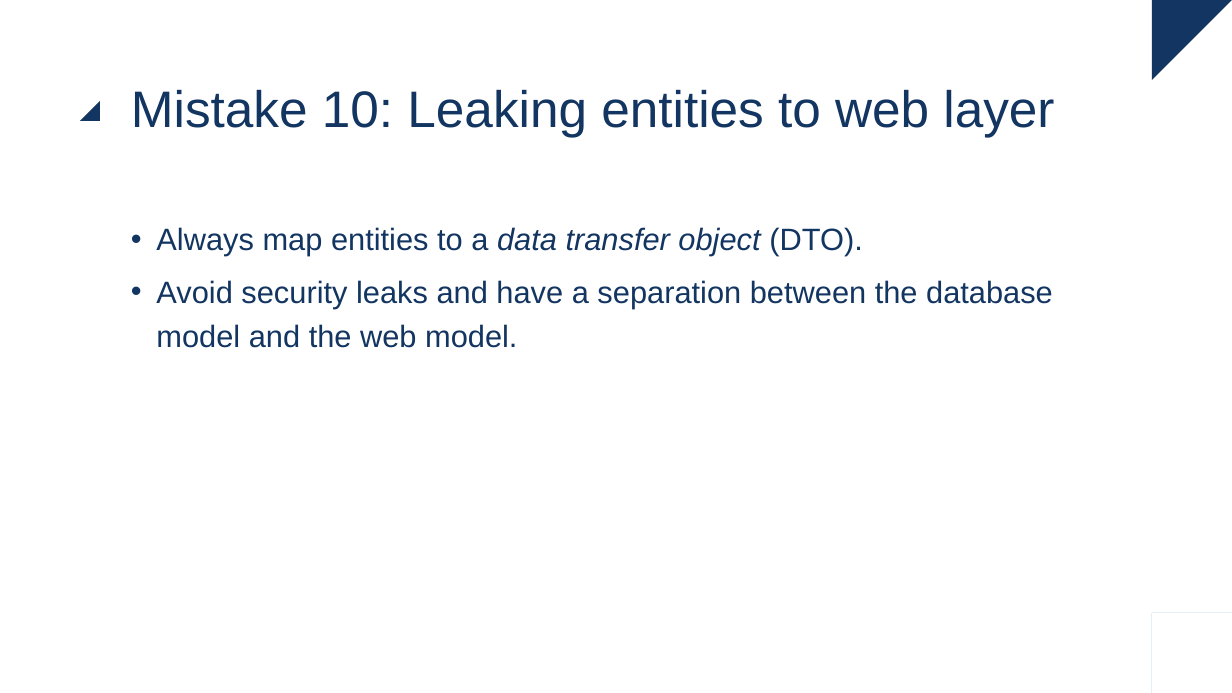
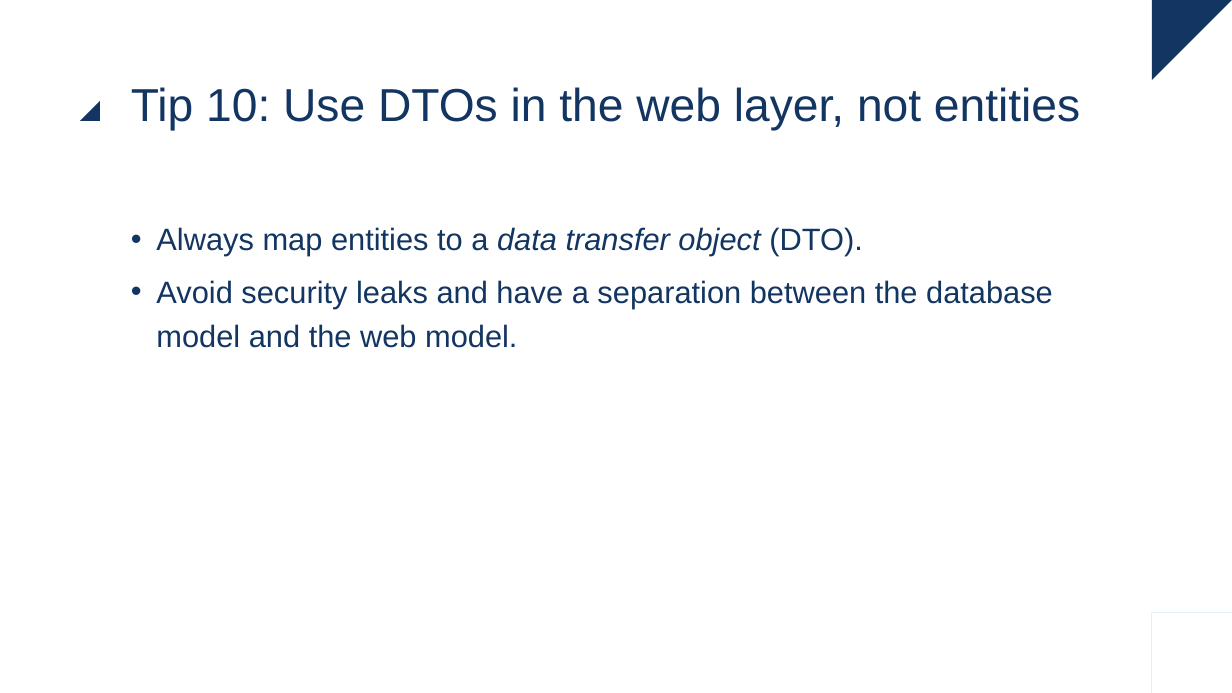
Before and after one commit to raoulvdberge/jpa-with-hibernate, a slide deck: slide 52 of slides.pptx. Drawn at 1232x693 pixels with LibreOffice and Linux fonts; fonts in the diff are those of the drawing. Boxes give left, top, right and bottom in pixels: in the first picture for what was removed or moved away, otherwise in the second. Text is boxed around its words. In the diff, an @@ line names an element or a change of style, - is before the commit and + after.

Commit message:
Use "Tip" language instead of "Mistake" on "Performance tips and common mistakes"

```diff
--- a/slides.pptx
+++ b/slides.pptx
@@ title at (131,87,1080,131): text changed; size 40 to 36 pt @@
-Mistake 10: Leaking entities to web layer
+Tip 10: Use DTOs in the web layer, not entities
```
Also in this commit, not shown: 12 other slides changed, 1 other file.
